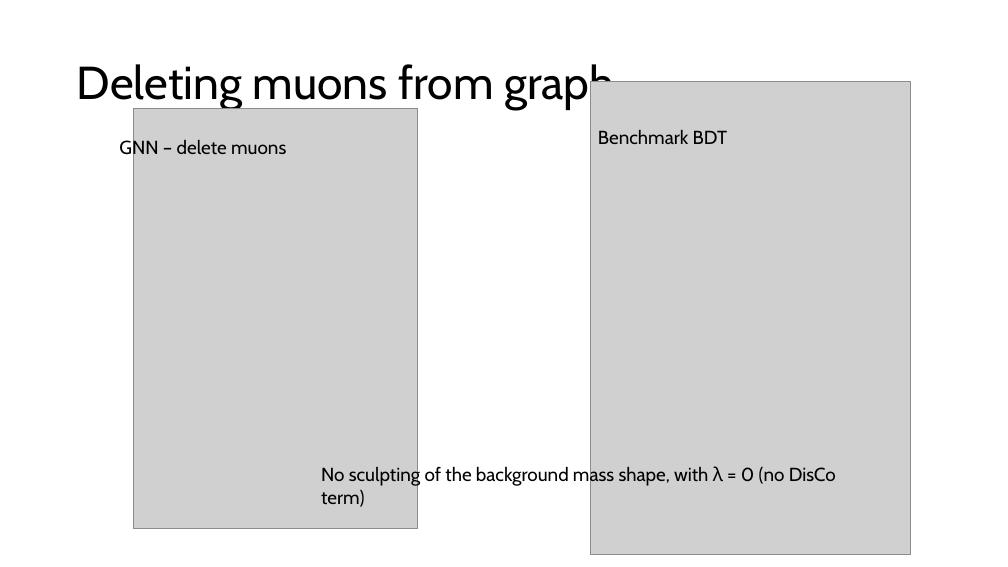
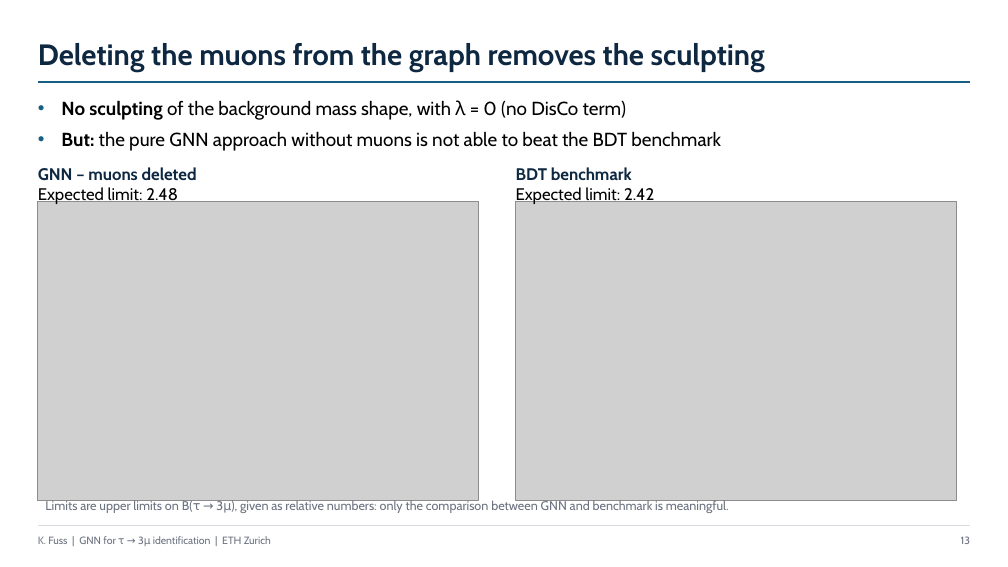
Before and after one commit to KaitoFuss/Tau3Mu_GNN, a slide deck: slide 13 of Tau3Mu_2nd_Presentation.pptx (slide 12 before the commit). Drawn at 1008x567 pixels with LibreOffice and Linux fonts; fonts in the diff are those of the drawing; grey boxes stand for pictures. Boxes give left, top, right and bottom in pixels: in the first picture for what was removed or moved away, otherwise in the second. Text is boxed around its words. In the diff, an @@ line names an element or a change of style, - is before the commit and + after.

```diff
--- a/Tau3Mu_2nd_Presentation.pptx
+++ b/Tau3Mu_2nd_Presentation.pptx
@@ title "Deleting the muons from the ..." at box(38, 43, 765, 72): vertical alignment middle to bottom @@
@@ title at box(38, 43, 765, 72): text changed; size 44 to 28 pt; text colour #000000 to #0E2841; bold on @@
-Deleting muons from graph
+Deleting the muons from the graph removes the sculpting
@@ line added from (38, 82) to (970, 82), #156082 1.25 pt @@
@@ text "No sculpting of the background ...": place and size @@
-text "No sculpting of the background ..." at box(321, 465, 836, 486)
+text "No sculpting of the background ..." at box(61, 100, 721, 151)
@@ text at box(61, 100, 627, 120): bold on in "No sculpting"; bullet none to • @@
@@ text at box(61, 131, 721, 151): paragraph added @@
+• But: the pure GNN approach without muons is not able to beat the BDT benchmark
@@ text removed at box(119, 138, 286, 159) @@
-GNN – delete muons
@@ text removed at box(598, 130, 728, 144) @@
-Benchmark BDT
@@ text added at box(38, 167, 197, 204), 16 pt, text #000000 @@
+GNN – muons deleted
+Expected limit: 2.48
@@ text added at box(516, 167, 654, 204), 16 pt, text #000000 @@
+BDT benchmark
+Expected limit: 2.42
@@ picture at box(38, 202, 479, 501): rotation 0 to 90 degrees @@
@@ picture at box(516, 202, 957, 501): rotation 0 to 90 degrees @@
@@ text added at box(45, 499, 729, 513), 12 pt, text #6B7280 @@
+Limits are upper limits on B(τ → 3μ), given as relative numbers: only the comparison between GNN and benchmark is meaningful.
@@ line added from (38, 525) to (970, 525), #D9DCE1 0.5 pt @@
@@ text added at box(38, 536, 271, 544), 10 pt, text #6B7280 @@
+K. Fuss | GNN for τ → 3μ identification | ETH Zurich
@@ page number added at box(961, 536, 970, 544), 10 pt, text #6B7280 @@
+13
```
Also in this commit, not shown: 17 other slides changed, 8 slides added, 4 slides removed, 1 other file.
